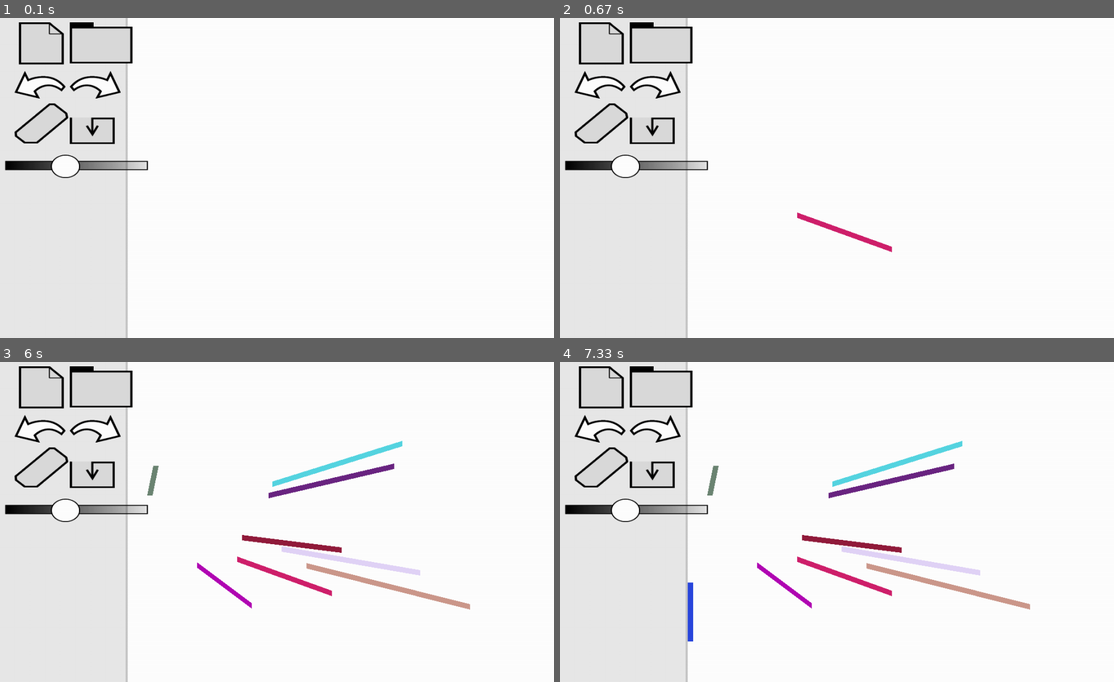
Above: before the commit, frames 1-4 (two rows, left to right).
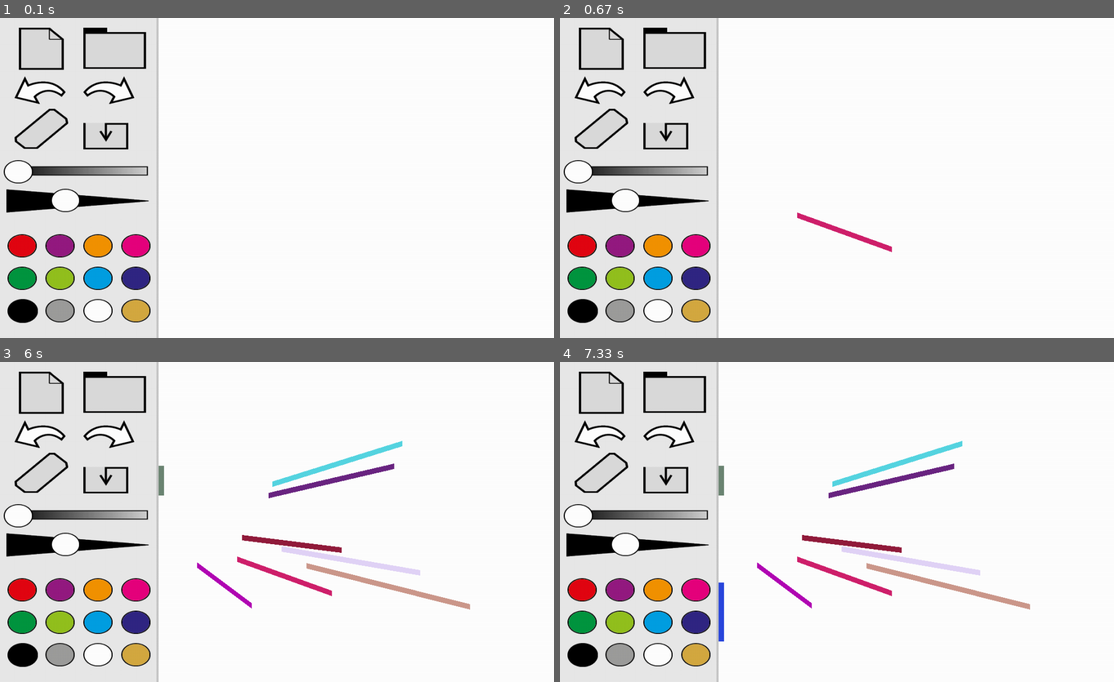
Above: after the commit, the same moments.

Repository: OutsideTheBoxProject/D
Game: pygame game, started from PiDev/drawing.py
Same seed, same stepped clock (60 frames per second), same inputs: the game is played once before the commit and once after it. The source is Python 2; it was converted automatically to run under Python 3.
Inputs (mouse positions are in pixels of both pictures, inside the frame that each line leads up to):
- Up to frame 1 (0.1 s): no input
- Up to frame 2 (0.67 s): press the mouse at (704, 181) at 0.37 s; move the mouse to (798, 213) at 0.47 s; release the mouse at (892, 248) at 0.6 s
- Up to frame 3 (6 s): press the mouse at (144, 525) at 0.7 s; move the mouse to (243, 538) at 0.8 s; release the mouse at (343, 547) at 0.93 s; press the mouse at (144, 525) at 1.2 s; move the mouse to (193, 563) at 1.3 s; release the mouse at (249, 605) at 1.43 s; press the mouse at (144, 525) at 1.83 s; move the mouse to (282, 547) at 1.93 s; release the mouse at (421, 573) at 2.07 s; press the mouse at (144, 525) at 2.63 s; move the mouse to (304, 563) at 2.73 s; release the mouse at (470, 605) at 2.87 s; press the mouse at (144, 525) at 3.57 s; move the mouse to (265, 496) at 3.67 s; release the mouse at (393, 464) at 3.8 s; press the mouse at (144, 525) at 4.57 s; move the mouse to (271, 483) at 4.67 s; release the mouse at (404, 442) at 4.8 s; press the mouse at (144, 525) at 5.63 s; move the mouse to (149, 496) at 5.73 s; release the mouse at (155, 464) at 5.87 s
- Up to frame 4 (7.33 s): press the mouse at (704, 525) at 6.73 s; move the mouse to (687, 582) at 6.83 s; release the mouse at (665, 640) at 6.97 s

The runs differ from the first frame. In frame 1, 8.9% of the frame differs, in the area x 0-29%, y 0-100%; in frame 2, 8.9%; in frame 3, 9.0%; in frame 4, 9.3%, in the area x 0-30%, y 0-100%.

Commit message:
the power of reformatting.  no visible change

Diff:
--- a/PiDev/constants.py
+++ b/PiDev/constants.py
@@ -3,7 +3,7 @@
 SCREENHEIGHT = 592
 
 # menu position
-MENURIGHT = 233
+MENURIGHT = 290
 MENUBORDER = 6
 
 # graphics
@@ -32,6 +32,64 @@
 OPACGRAY = GRAPHICS + "slide10-01.png"
 OPACWHITE = GRAPHICS + "slide11-01.png"
 OPACBEIGE = GRAPHICS + "slide12-01.png"
+# line thickness sliders
+LINERED = GRAPHICS + "slide-02.png"
+LINEPURPLE = GRAPHICS + "slide2-02.png"
+LINEORANGE = GRAPHICS + "slide3-02.png"
+LINEPINK = GRAPHICS + "slide4-02.png"
+LINEDARKGREEN = GRAPHICS + "slide5-02.png"
+LINEGREEN = GRAPHICS + "slide6-02.png"
+LINECORNFLOWER = GRAPHICS + "slide7-02.png"
+LINECDARKBLUE = GRAPHICS + "slide8-02.png"
+LINEBLACK = GRAPHICS + "slide9-02.png"
+LINEGRAY = GRAPHICS + "slide10-02.png"
+LINEWHITE = GRAPHICS + "slide11-02.png"
+LINEBEIGE = GRAPHICS + "slide12-02.png"
+# colour circles
+REDOFF = GRAPHICS + "1.png"
+REDON = GRAPHICS + "on-01.png"
+PURPLEOFF = GRAPHICS + "2.png"
+PURPLEON = GRAPHICS + "on-02.png"
+ORANGEOFF = GRAPHICS + "3.png"
+ORANGEON = GRAPHICS + "on-03.png"
+PINKOFF = GRAPHICS + "4.png"
+PINKON = GRAPHICS + "on-04.png"
+DARKGREENOFF = GRAPHICS + "5.png"
+DARKGREENON = GRAPHICS + "on-05.png"
+GREENOFF = GRAPHICS + "6.png"
+GREENON = GRAPHICS + "on-06.png"
+CORNFLOWEROFF = GRAPHICS + "7.png"
+CORNFLOWERON = GRAPHICS + "on-07.png"
+DARKBLUEOFF = GRAPHICS + "8.png"
+DARKBLUEON = GRAPHICS + "on-08.png"
+BLACKOFF = GRAPHICS + "9.png"
+BLACKON = GRAPHICS + "on-09.png"
+GRAYOFF = GRAPHICS + "10.png"
+GRAYON = GRAPHICS + "on-10.png"
+BEIGEOFF = GRAPHICS + "11.png"
+BEIGEON = GRAPHICS + "on-11.png"
+WHITEOFF = GRAPHICS + "12.png"
+WHITEON = GRAPHICS + "on-12.png"
 
-# colour circles
-WHITEOFF = GRAPHICS + "12.png"
+NEWCOORDS = (36,18)
+GROUPCOORDS = (155,18)
+UNDOCOORDS = (28,108)
+REDOCOORDS = (155,108)
+ERASERCOORDS = (28,168)
+SAVECOORDS = (155,194)
+OPACITYCOORDS = (10,273)
+OPACITYSLIDEMIDDLE = (8,263)
+LINECOORDS = (10,315)
+LINESLIDEMIDDLE = (95,316)
+REDCOORDS = (15,400)
+PURPLECOORDS = (85,400)
+ORANGECOORDS = (155,400)
+PINKCOORDS = (225,400)
+DARKGREENCOORDS = (15,460)
+GREENCOORDS = (85,460)
+CORNFLOWERCOORDS = (155,460)
+DARKBLUECOORDS = (225,460)
+BLACKCOORDS = (15,520)
+GRAYCOORDS = (85,520)
+WHITECOORDS = (155,520)
+BEIGECOORDS = (225,520)
--- a/PiDev/drawing.py
+++ b/PiDev/drawing.py
@@ -15,6 +15,7 @@
 	b = random.randint(0, 255)
 	return (r, g, b)
 
+
 # instructions
 print "ESC Key to exit, click to change colour."
 
@@ -25,17 +26,44 @@
 # draw menu area left
 pygame.draw.line(screen, (200, 200, 200), (con.MENURIGHT, 0), (con.MENURIGHT,con.SCREENHEIGHT), con.MENUBORDER)
 pygame.draw.rect(screen, (232, 232, 232), ((0,0), (con.MENURIGHT, con.SCREENHEIGHT)))
+
+# draw a button on the right position with the right picture
+def draw_button(image, coords):
+	global screen
+	button = pygame.image.load(image)
+	buttonRect = button.get_rect()
+	buttonRect.x = coords[0]
+	buttonRect.y = coords[1]
+	screen.blit(button, buttonRect)
+	return button, buttonRect
+
+
 # draw buttons
-screen.blit(pygame.image.load(con.NEW), (36,8))
-screen.blit(pygame.image.load(con.GROUP), (130,8))
-screen.blit(pygame.image.load(con.OFFUNDO), (28,98))
-screen.blit(pygame.image.load(con.OFFREDO), (130,98))
-screen.blit(pygame.image.load(con.ERASER), (28,158))
-screen.blit(pygame.image.load(con.SAVE), (130,184))
+new, newRect = draw_button(con.NEW, con.NEWCOORDS)
+group, groupRect = draw_button(con.GROUP, con.GROUPCOORDS)
+undo, undoRect = draw_button(con.OFFUNDO, con.UNDOCOORDS)
+redo, redoRect = draw_button(con.OFFREDO, con.REDOCOORDS)
+eraser, eraserRect = draw_button(con.ERASER, con.ERASERCOORDS)
+save, saveRect = draw_button(con.SAVE, con.SAVECOORDS)
 # opacity slider
-screen.blit(pygame.image.load(con.OPACBLACK), (10,263))
-screen.blit(pygame.image.load(con.WHITEOFF), (95,253))
-
+opacity, opacityRect = draw_button(con.OPACBLACK, con.OPACITYCOORDS)
+opacitySlide, opacitySlideRect = draw_button(con.WHITEOFF, con.OPACITYSLIDEMIDDLE)
+# line thickness slider
+line, lineRect = draw_button(con.LINEBLACK, con.LINECOORDS)
+lineSlide, lineSlideRect = draw_button(con.WHITEOFF, con.LINESLIDEMIDDLE)
+# colours
+red, redRect = draw_button(con.REDOFF, con.REDCOORDS)
+purple, purpleRect = draw_button(con.PURPLEOFF, con.PURPLECOORDS)
+orange, orangeRect = draw_button(con.ORANGEOFF, con.ORANGECOORDS)
+pink, pinkRect = draw_button(con.PINKOFF, con.PINKCOORDS)
+darkGreen, darkGreenRect = draw_button(con.DARKGREENOFF, con.DARKGREENCOORDS)
+green, greenRect = draw_button(con.GREENOFF, con.GREENCOORDS)
+cornflower, cornflowerRect = draw_button(con.CORNFLOWEROFF, con.CORNFLOWERCOORDS)
+darkBlue, darkBlueRect = draw_button(con.DARKBLUEOFF, con.DARKBLUECOORDS)
+black, blackRect = draw_button(con.BLACKON, con.BLACKCOORDS)
+gray, grayRect = draw_button(con.GRAYOFF, con.GRAYCOORDS)
+white, whiteRect = draw_button(con.WHITEOFF, con.WHITECOORDS)
+beige, beigeRect = draw_button(con.BEIGEOFF, con.BEIGECOORDS)
 # show it on the display
 pygame.display.flip()
 
@@ -70,6 +98,8 @@
 		#change of colour
 		if event.type == MOUSEBUTTONDOWN:
 			(r, g, b) = pick_colour()
+			x,y = event.pos
+
 			mouseDown = True
 
 		#toggle mouse button
--- a/PiDev/resizeSuff.py
+++ b/PiDev/resizeSuff.py
@@ -15,9 +15,9 @@
 		if ".png" in f:
 			print "dealing with " + filedir + f
 			img = Image.open(filedir + f)
-			hpercent = (.8 * float(img.size[1])/float(img.size[1]))
-			wsize = int((float(img.size[0]) * float(hpercent)))
-			img = img.resize((wsize, int(.8 * float(img.size[1])) ), PIL.Image.ANTIALIAS)
+			# hpercent = (.8 * float(img.size[1])/float(img.size[1]))
+			# wsize = int((float(img.size[0]) * float(hpercent)))
+			img = img.resize((int(img.size[0]), int(.8 * float(img.size[1])) ), PIL.Image.ANTIALIAS)
 			img.save(con.TESTGRAPHICS + f)
 	print "done."
 
Not shown, changed: PiDev/constants.pyc
